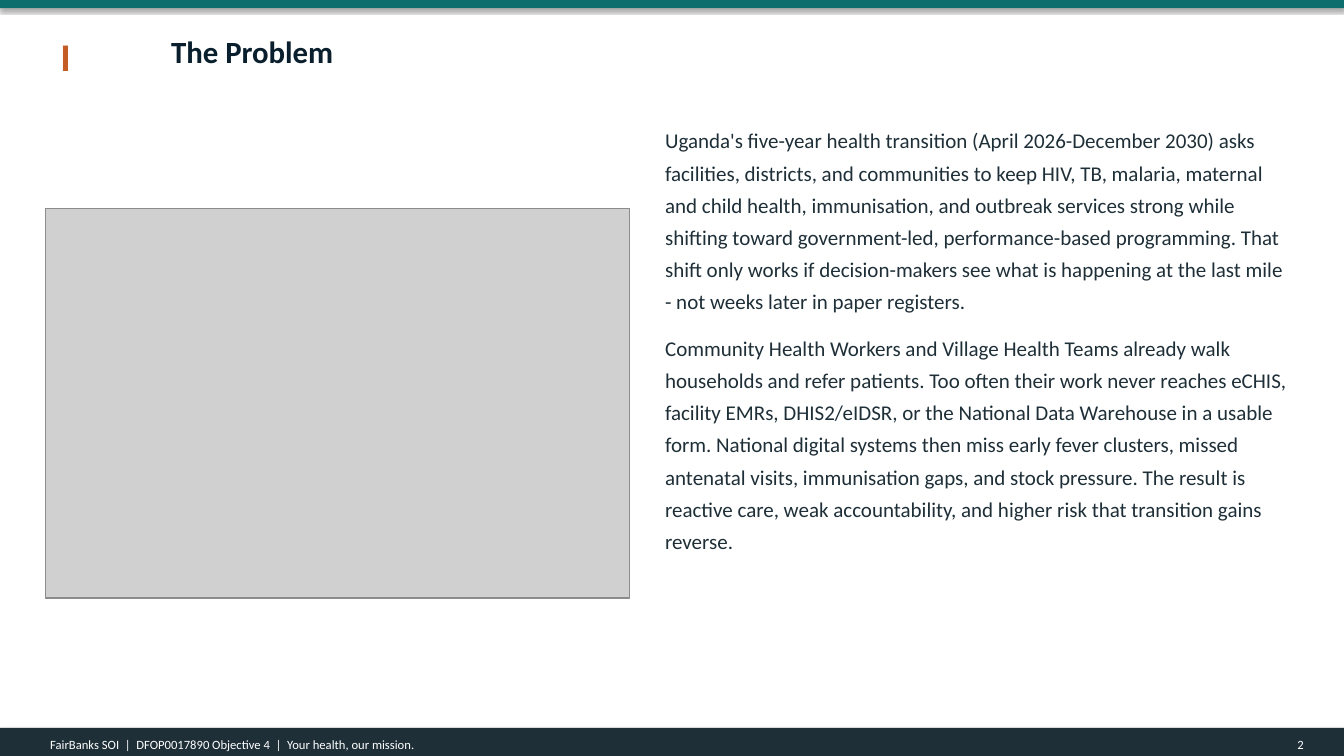
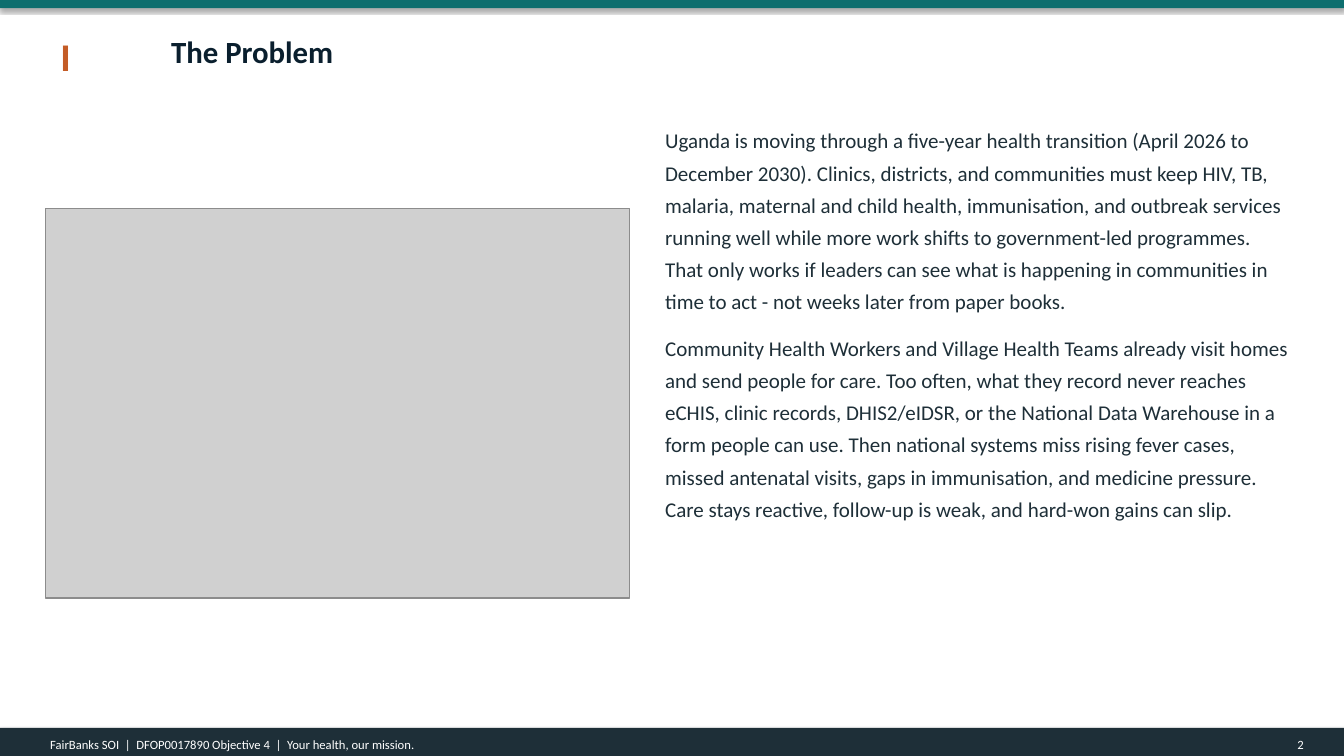
Before and after one commit to WASSWA2624/fairbanks, a slide deck: slide 2 of applications/dos-uganda/documents/dos-uganda_ppt.pptx. Drawn at 1344x756 pixels with LibreOffice and Linux fonts; fonts in the diff are those of the drawing; grey boxes stand for pictures. Boxes give left, top, right and bottom in pixels: in the first picture for what was removed or moved away, otherwise in the second. Text is boxed around its words. In the diff, an @@ line names an element or a change of style, - is before the commit and + after.

Commit message:
Update build_dos-uganda_docs.py and associated documents to reflect revised project title and narrative content for the Uganda Health System MOU (DFOP0017890). Enhance clarity and consistency across Word, PDF, and PowerPoint formats by streamlining language and ensuring alignment with new objectives focused on interoperability and government ownership. Adjust cost share descriptions and improve overall document coherence.

```diff
--- a/applications/dos-uganda/documents/dos-uganda_ppt.pptx
+++ b/applications/dos-uganda/documents/dos-uganda_ppt.pptx
@@ text at bbox=[665, 133, 1287, 521]: text changed @@
-Uganda's five-year health transition (April 2026-December 2030) asks facilities, districts, and communities to keep HIV, TB, malaria, maternal and child health, immunisation, and outbreak services strong while shifting toward government-led, performance-based programming. That shift only works if decision-makers see what is happening at the last mile - not weeks later in paper registers.
-Community Health Workers and Village Health Teams already walk households and refer patients. Too often their work never reaches eCHIS, facility EMRs, DHIS2/eIDSR, or the National Data Warehouse in a usable form. National digital systems then miss early fever clusters, missed antenatal visits, immunisation gaps, and stock pressure. The result is reactive care, weak accountability, and higher risk that transition gains reverse.
+Uganda is moving through a five-year health transition (April 2026 to December 2030). Clinics, districts, and communities must keep HIV, TB, malaria, maternal and child health, immunisation, and outbreak services running well while more work shifts to government-led programmes. That only works if leaders can see what is happening in communities in time to act - not weeks later from paper books.
+Community Health Workers and Village Health Teams already visit homes and send people for care. Too often, what they record never reaches eCHIS, clinic records, DHIS2/eIDSR, or the National Data Warehouse in a form people can use. Then national systems miss rising fever cases, missed antenatal visits, gaps in immunisation, and medicine pressure. Care stays reactive, follow-up is weak, and hard-won gains can slip.
```
Also in this commit, not shown: 10 other slides changed, 3 other files.
